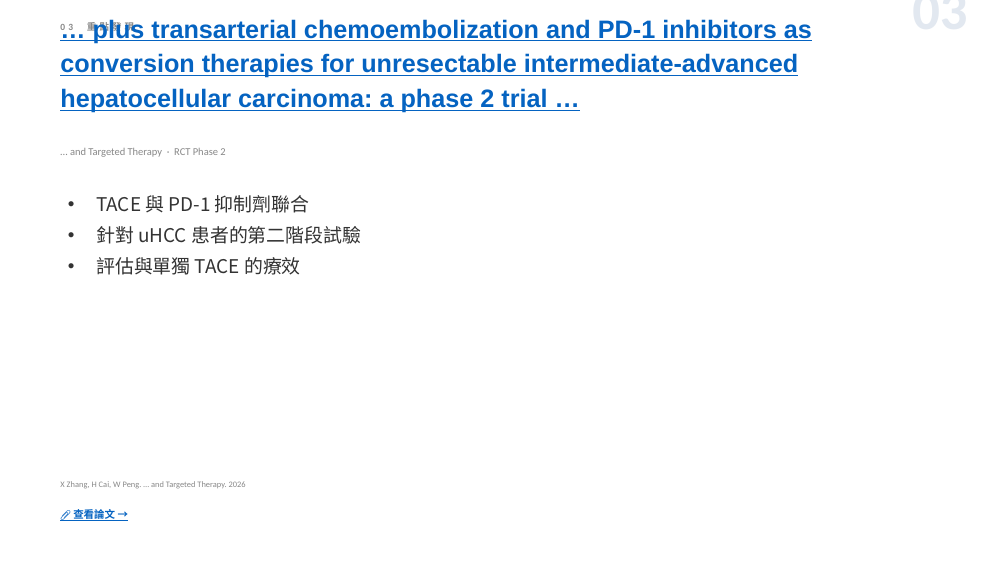
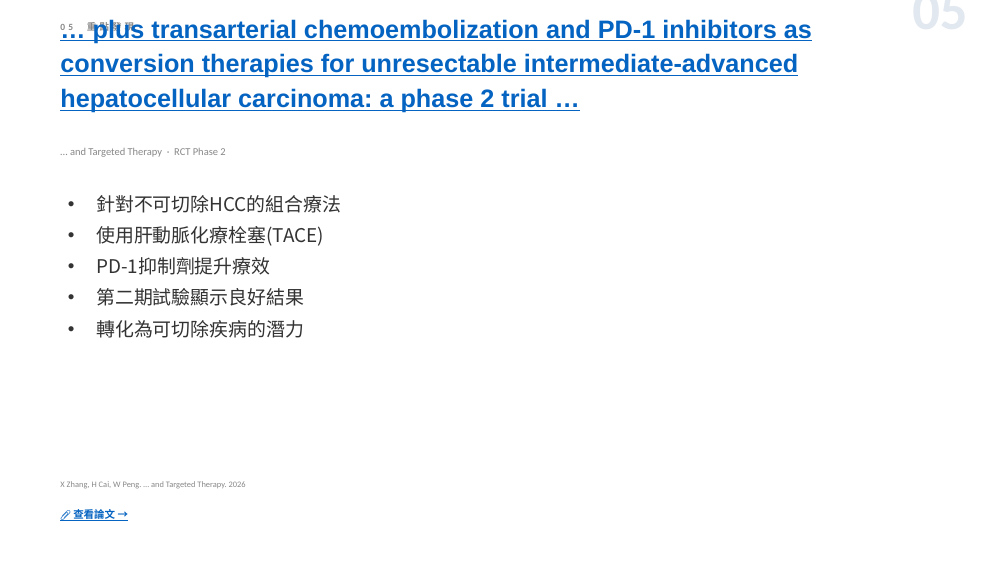
Before and after one commit to jejenhu-maker/hcc-weekly-digest, a slide deck: slide 7 of docs/digest-zh.pptx (slide 5 before the commit). Drawn at 1008x567 pixels with LibreOffice and Linux fonts; fonts in the diff are those of the drawing. Boxes give left, top, right and bottom in pixels: in the first picture for what was removed or moved away, otherwise in the second. Text is boxed around its words. In the diff, an @@ line names an element or a change of style, - is before the commit and + after.

```diff
--- a/docs/digest-zh.pptx
+++ b/docs/digest-zh.pptx
@@ text at box(756, 8, 968, 8): text changed @@
-03
+05
@@ text at box(96, 195, 341, 338): text changed @@
-• TACE 與 PD-1 抑制劑聯合
-• 針對 uHCC 患者的第二階段試驗
-• 評估與單獨 TACE 的療效
+• 針對不可切除HCC的組合療法
+• 使用肝動脈化療栓塞(TACE)
+• PD-1抑制劑提升療效
+• 第二期試驗顯示良好結果
+• 轉化為可切除疾病的潛力
```
Also in this commit, not shown: 11 other slides changed, 2 slides added, 2 slides removed, 2 other files.
